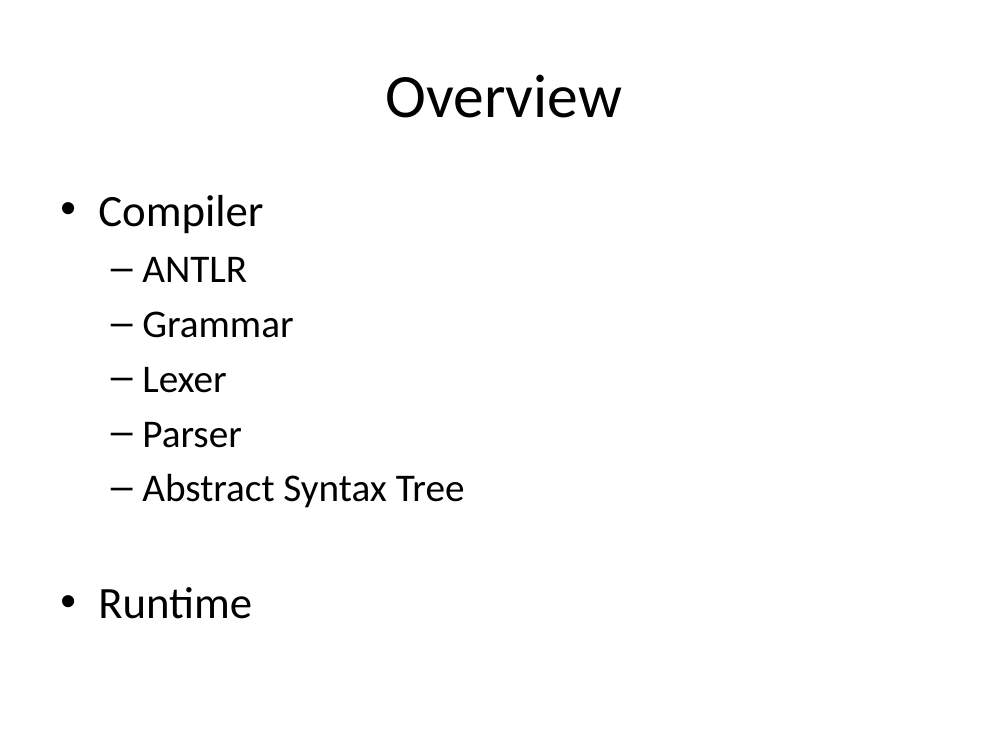
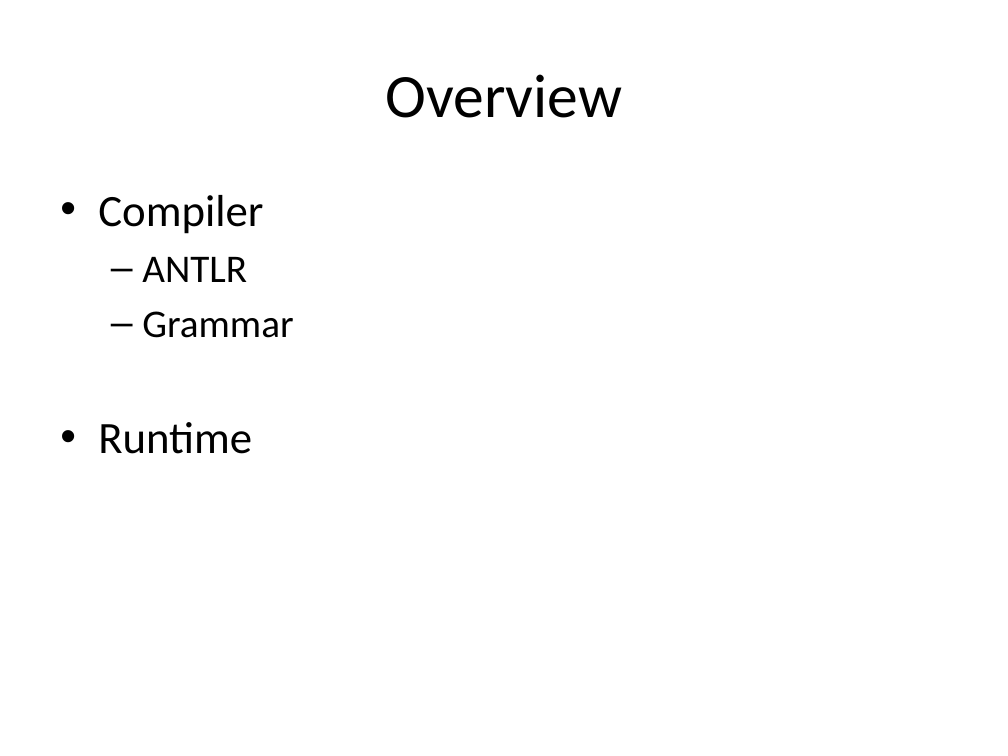
Before and after one commit to kazekagegaara/ramm, a slide deck: slide 2 of doc/Design.pptx. Drawn at 1008x756 pixels with LibreOffice and Linux fonts; fonts in the diff are those of the drawing. Boxes give left, top, right and bottom in pixels: in the first picture for what was removed or moved away, otherwise in the second. Text is boxed around its words. In the diff, an @@ line names an element or a change of style, - is before the commit and + after.

Commit message:
ppt fixes

```diff
--- a/doc/Design.pptx
+++ b/doc/Design.pptx
@@ text at (x1=142, y1=367, x2=465, y2=508): paragraphs removed @@
-  – Lexer
-  – Parser
-  – Abstract Syntax Tree
```
Also in this commit, not shown: 1 slide added, 7 slides removed, 1 other file.
